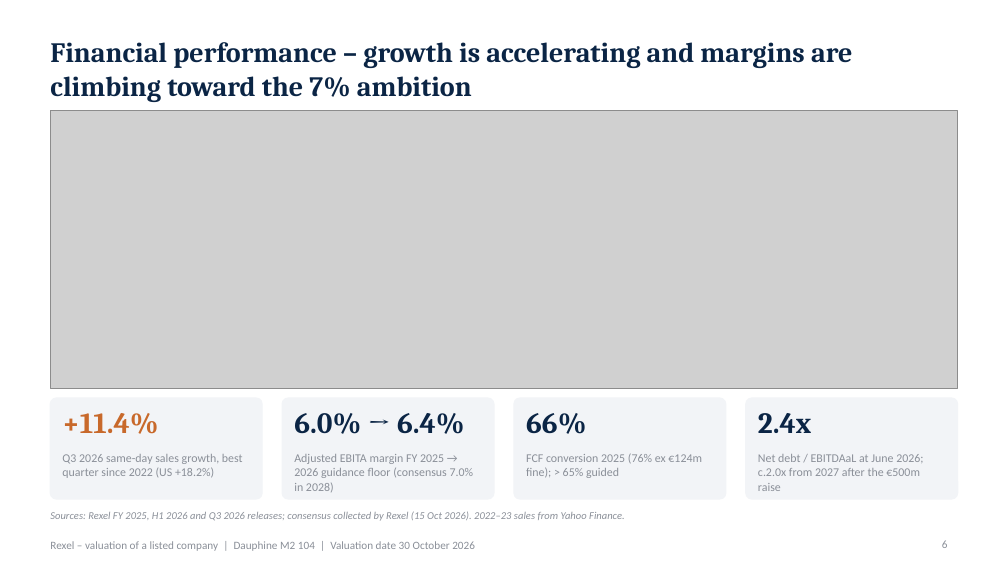
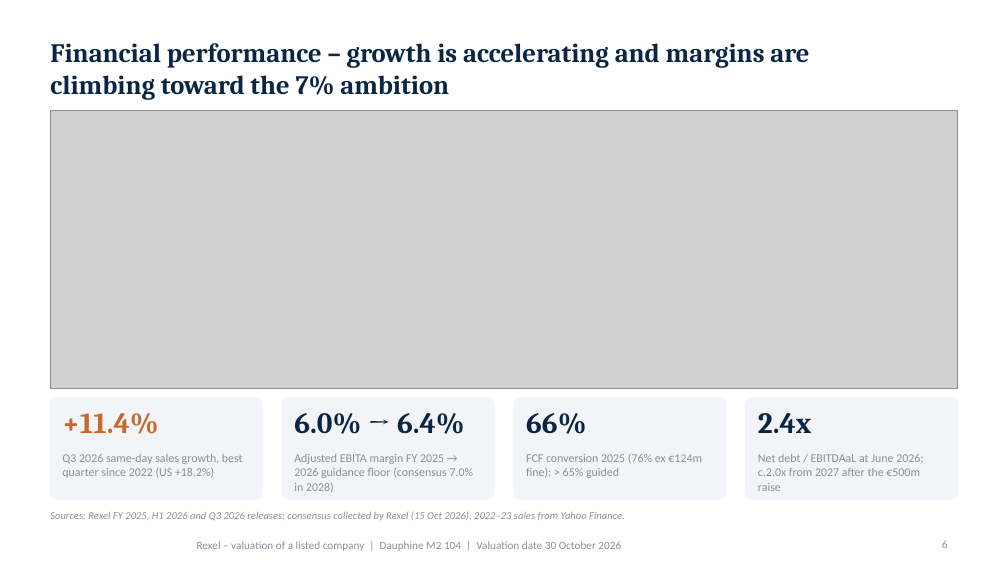
Before and after one commit to marwanferreira/rexel-valuation, a slide deck: slide 6 of Rexel valuation - deck.pptx. Drawn at 1008x567 pixels with LibreOffice and Linux fonts; fonts in the diff are those of the drawing; grey boxes stand for pictures; background and template pictures are left out. Boxes give left, top, right and bottom in pixels: in the first picture for what was removed or moved away, otherwise in the second. Text is boxed around its words. In the diff, an @@ line names an element or a change of style, - is before the commit and + after.

```diff
--- a/Rexel valuation - deck.pptx
+++ b/Rexel valuation - deck.pptx
@@ title "Financial performance – growth is ..." at [50,43,809,100]: size 20 to 19 pt @@
@@ text "Rexel – valuation of a ...": place and size @@
-text "Rexel – valuation of a ..." at [50,541,475,551]
+text "Rexel – valuation of a ..." at [197,541,621,551]
```
Also in this commit, not shown: 14 other slides changed, 13 other files.
